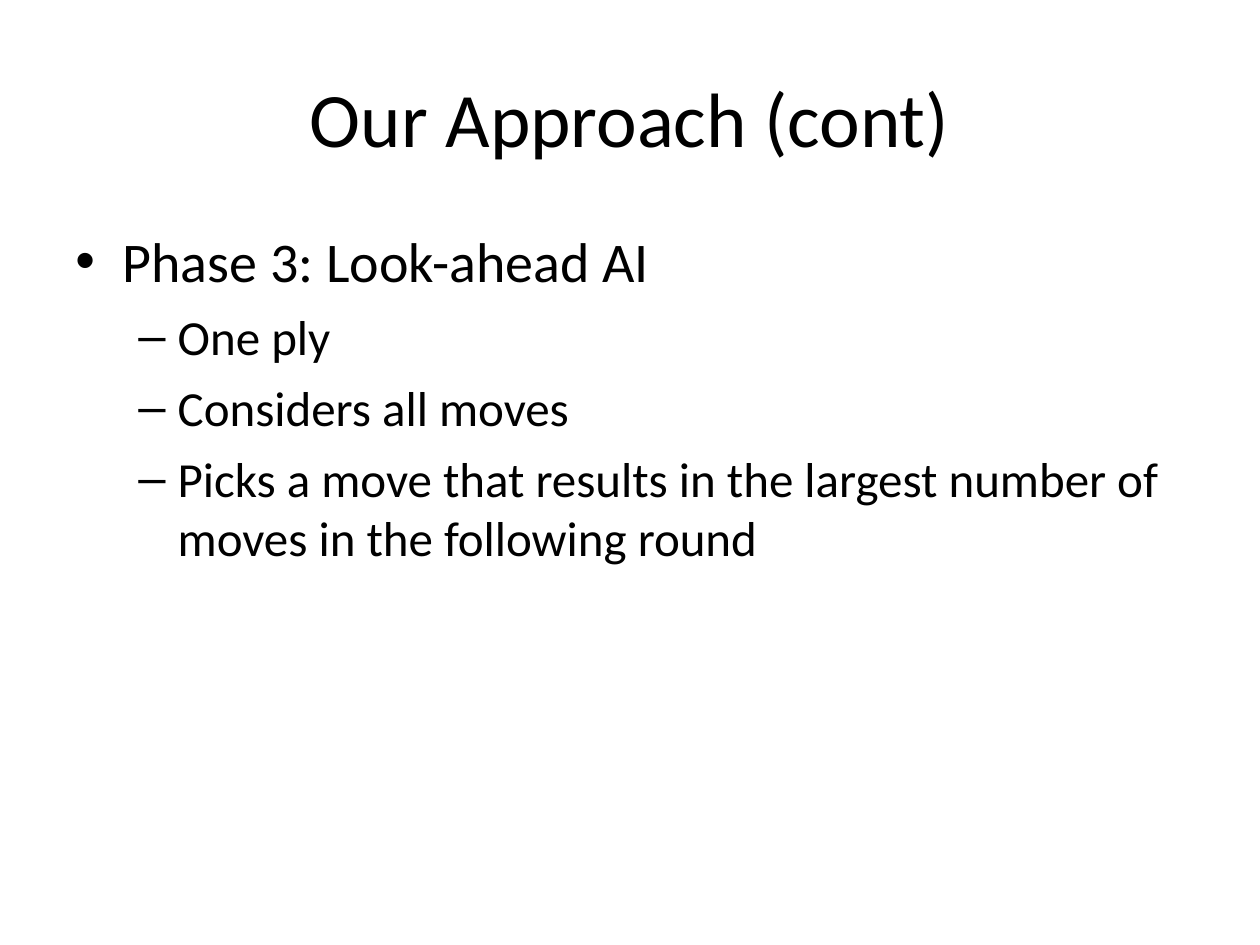
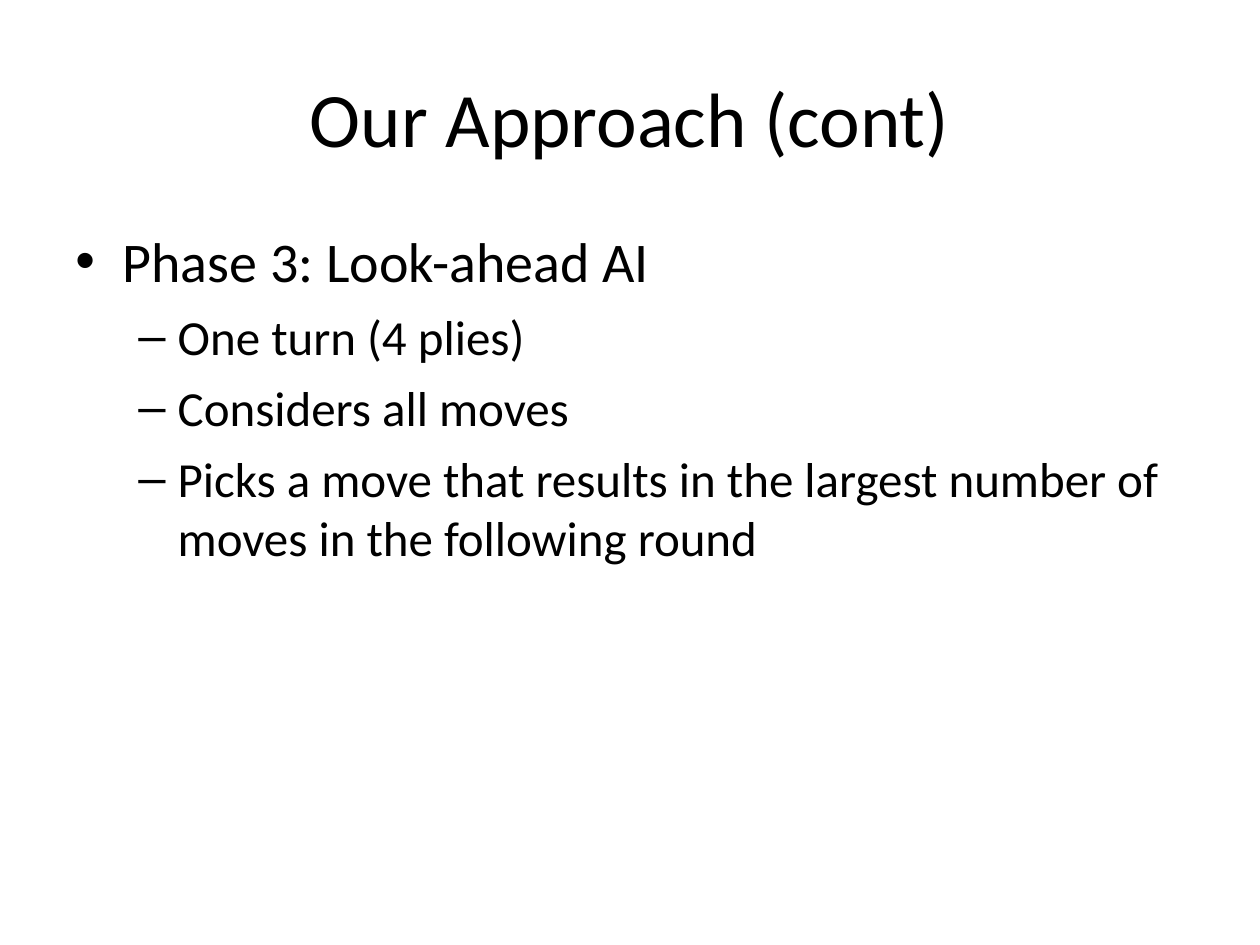
Before and after one commit to supastan/blokus, a slide deck: slide 8 of Blokus presentation.ppt (slide 7 before the commit). Drawn at 1260x945 pixels with LibreOffice and Linux fonts; fonts in the diff are those of the drawing. Boxes give left, top, right and bottom in pixels: in the first picture for what was removed or moved away, otherwise in the second. Text is boxed around its words. In the diff, an @@ line names an element or a change of style, - is before the commit and + after.

```diff
--- a/Blokus presentation.ppt
+++ b/Blokus presentation.ppt
@@ text at box(178, 319, 525, 363): text changed @@
-  – One ply
+  – One turn (4 plies)
```
Also in this commit, not shown: 1 other slide changed, 1 slide added, 1 other file.
